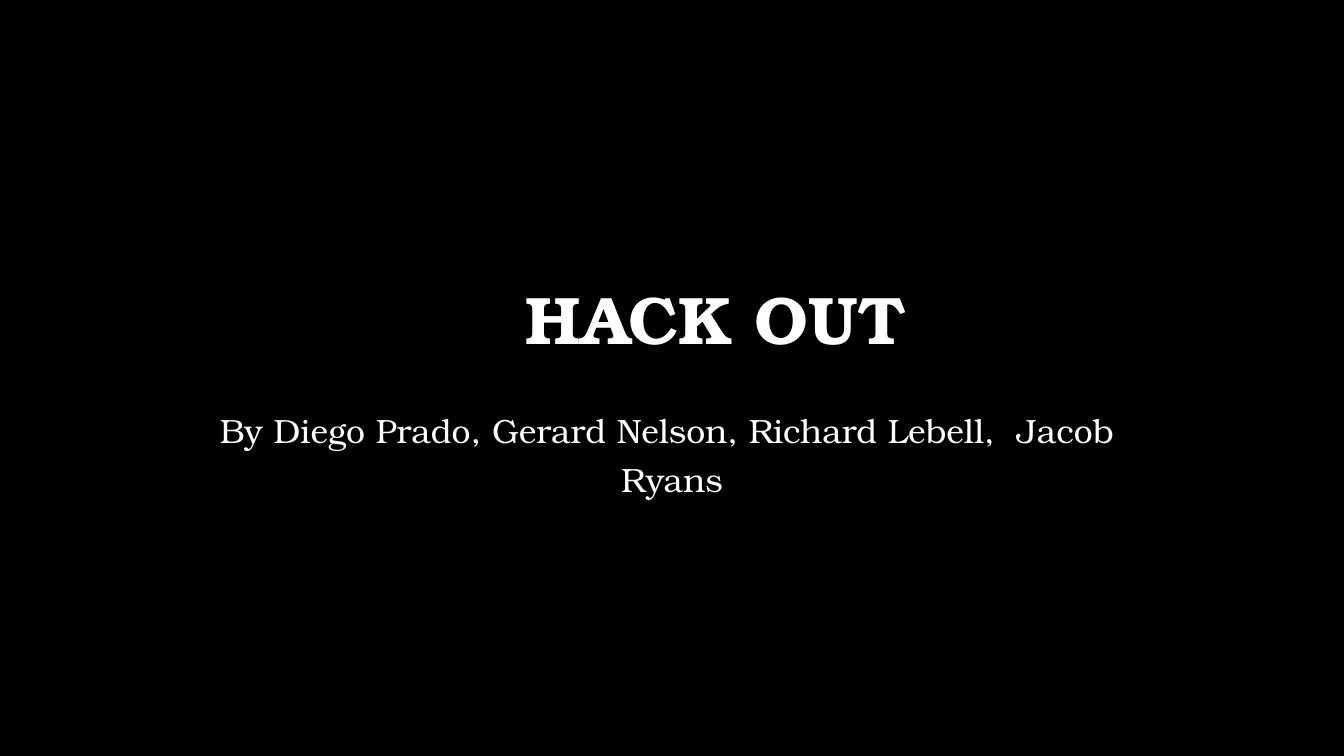
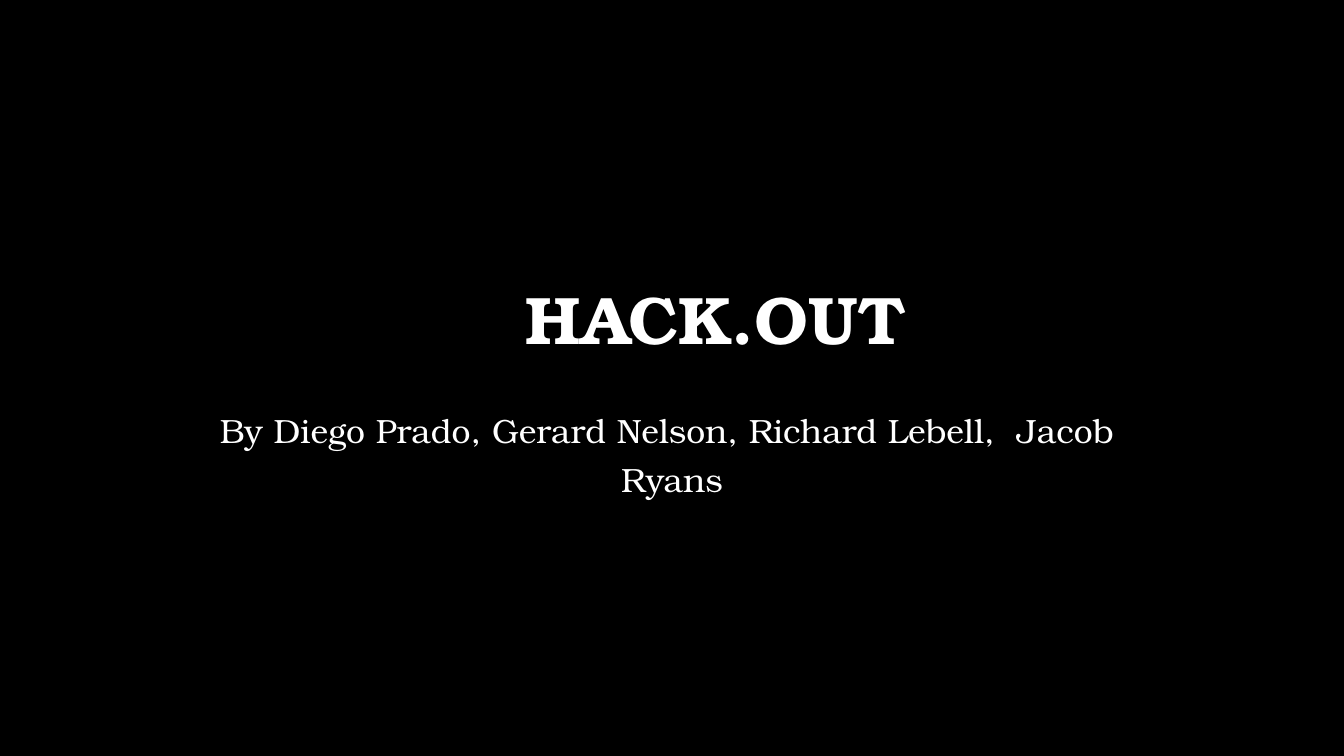
Before and after one commit to jacobryans/Final-Pi-Project, a slide deck: slide 1 of Raspberry Pi Final Project.pptx. Drawn at 1344x756 pixels with LibreOffice and Linux fonts; fonts in the diff are those of the drawing; background and template pictures are left out. Boxes give left, top, right and bottom in pixels: in the first picture for what was removed or moved away, otherwise in the second. Text is boxed around its words. In the diff, an @@ line names an element or a change of style, - is before the commit and + after.

```diff
--- a/Raspberry Pi Final Project.pptx
+++ b/Raspberry Pi Final Project.pptx
@@ title at [526,297,905,345]: text changed @@
-HACK OUT
+HACK.OUT
```
Also in this commit, not shown: 5 other slides changed, 2 slides added, 3 slides removed, 2 other files.
